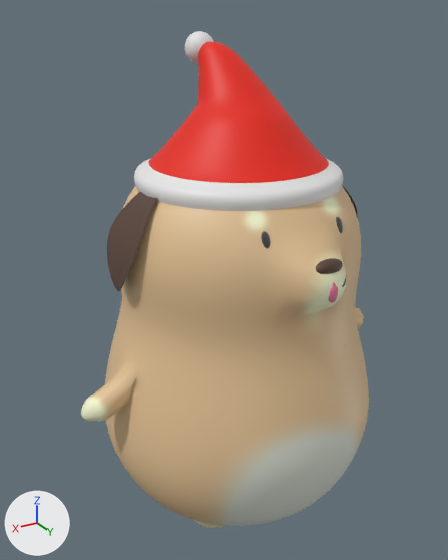
A saved change to the glTF model assets/dog.gltf.
Both versions are drawn from a 50 mm camera at (0.688, 1.085, 1.065) aimed at (0.004, -0.055, 0.495). Every picture has the same lights, and +X, +Y and +Z are marked at lower left. Vertices at the same position are counted once.
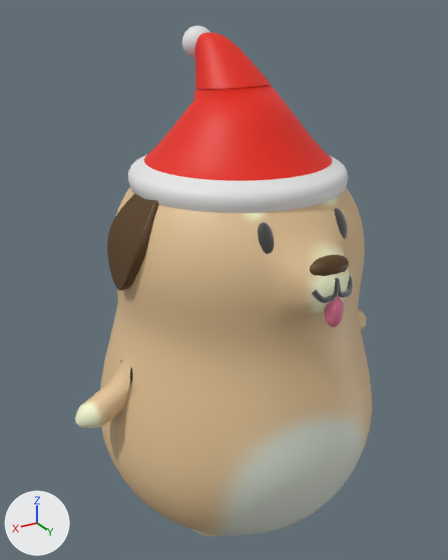
Commit message: fix santa hat material

Patch to the scene script:
```diff
--- a/assets/dog.gltf.py
+++ b/assets/dog.gltf.py
@@ mat_material_001 @@
 mat_material_001 = principled_material('Material.001')
-mat_material_001.base_color = (0.0999, 0.0545, 0.0369)  # brown #594236
+mat_material_001.base_color = (0.28, 0.147, 0.0963)  # brown #906b57
@@ mat_material_005 @@
+mat_material_005 = principled_material('Material.005')
+mat_material_005.base_color = (0.0968, 0.0451, 0.00775)  # brown #583c15
@@ me_circle @@
 # used by ob_circle; location = (0.0, 0.013, 0.82); scale = (0.357, 0.357, 0.357)
-me_circle.from_pydata(...)  # 2797 vertices, 5112 faces; spans x -0.611..0.607, y -0.658..0.56, z -0.241..0.528
+me_circle.from_pydata(...)  # 5594 vertices, 11400 faces; spans x -0.621..0.617, y -0.668..0.57, z -0.244..0.538
+# me_circle part 1: 2377 vertices added at x -0.621..0.617, y -0.668..0.57, z -0.244..0.296
 me_circle.materials.append(mat_material_006)
@@ me_plane_003 @@
 # used by ob_plane_002; location = (0.303, -0.156, 0.458); rotation_euler = (0.0, 1.55, 0.0), in degrees (0, 89, 0); scale = (0.0617, 0.0617, 0.0617)
-me_plane_003.from_pydata(...)  # 561 vertices, 1024 faces; spans x -4.83..-1.6, y 1.48..3.69, z -1.62..-0.2
+me_plane_003.from_pydata(...)  # 1122 vertices, 2240 faces; spans x -4.83..-1.6, y 1.48..3.69, z -1.81..-0.2
+# me_plane_003 part 2: 561 vertices added at x -4.53..-1.63, y 1.48..3.69, z -1.81..-0.56
+# me_plane_003 part 3: 1024 faces spanning x -4.83..-1.6, y 1.48..3.69, z -1.62..-0.2 switch from mat_material_001 (brown #594236) to mat_material_005 (brown #583c15)
@@ me_sphere @@
 me_sphere.from_pydata(...)  # 3099 vertices, 6165 faces; spans x -1.06..1.06, y -1.08..0.86, z -1.58..0.9
 # used by ob_sphere; location = (0.0, 0.0, 0.502); scale = (0.368, 0.368, 0.368)
+# me_sphere part 4: texture (UV) coordinates of 4935 of 6165 faces, centred in x -1.06..1.06, y -1.07..0.86, z -1.57..0.9, changed; they spanned u 0.01..0.76, v 0.02..0.98 and now span u 0.0..0.76, v 0.01..0.99
 me_sphere.materials.append(mat_material_002)
@@ ob_circle @@
 ob_circle = bpy.data.objects.new('Circle', me_circle)
-ob_circle.location = (0.0, 0.013, 0.82)
-ob_circle.scale = (0.357, 0.357, 0.357)
+ob_circle.location = (0.0, 0.011, 0.824)
+ob_circle.scale = (0.369, 0.369, 0.369)
@@ ob_circle_001 @@
 ob_circle_001 = bpy.data.objects.new('Circle.001', me_circle_001)
-ob_circle_001.location = (0.0, 0.013, 0.82)
-ob_circle_001.scale = (0.357, 0.357, 0.357)
+ob_circle_001.location = (0.0, 0.013, 0.824)
+ob_circle_001.scale = (0.382, 0.382, 0.382)
@@ ob_cube @@
 ob_cube.rotation_euler = (0.362, 0.0, 0.0)  # degrees (21, 0, 0)
-ob_cube.scale = (0.0209, 0.0209, 0.0209)
+ob_cube.scale = (0.0405, 0.0405, 0.0405)
@@ ob_cube_001 @@
 ob_cube_001.rotation_euler = (0.362, 0.0, 0.0)  # degrees (21, 0, 0)
-ob_cube_001.scale = (0.0209, 0.0209, 0.0209)
+ob_cube_001.scale = (0.0402, 0.0402, 0.0402)
@@ ob_cube_002 @@
 ob_cube_002.location = (-0.005, 0.295, 0.647)
-ob_cube_002.scale = (0.0371, 0.0153, 0.0179)
+ob_cube_002.scale = (0.0526, 0.0217, 0.0254)
@@ ob_plane_002 @@
 ob_plane_002.rotation_euler = (0.0, 1.55, 0.0)  # degrees (0, 89, 0)
-ob_plane_002.scale = (0.0617, 0.0617, 0.0617)
+ob_plane_002.scale = (0.0637, 0.0637, 0.0637)
@@ ob_sphere @@
 ob_sphere = bpy.data.objects.new('Sphere', me_sphere)
-ob_sphere.location = (0.0, 0.0, 0.502)
-ob_sphere.scale = (0.368, 0.368, 0.368)
+ob_sphere.location = (0.0, -0.003, 0.496)
+ob_sphere.scale = (0.38, 0.38, 0.38)
@@ ob_sphere_001 @@
 ob_sphere_001 = bpy.data.objects.new('Sphere.001', me_sphere_001)
-ob_sphere_001.location = (0.014, -0.138, 0.999)
-ob_sphere_001.scale = (-0.0322, -0.0322, -0.0322)
+ob_sphere_001.location = (0.014, -0.145, 1.009)
+ob_sphere_001.scale = (-0.0332, -0.0332, -0.0332)
```

Pixel boxes [x1, y1, x2, y2] of what changed, in the pictures (448 x 560 px):
'Sphere', moved, rescaled: before [81, 186, 369, 528]; after [75, 187, 372, 536]
'Circle', reshaped, moved, rescaled: before [134, 90, 343, 211]; after [128, 85, 348, 213]
'Circle.001', moved, rescaled (7% taller): before [198, 42, 269, 95]; after [195, 32, 270, 89]
'Plane.002', recoloured, reshaped, rescaled: before [107, 192, 158, 291]; after [107, 193, 159, 291]
'Sphere.001', moved, rescaled: before [185, 31, 214, 64]; after [182, 26, 210, 59]
'Cube.002', recoloured, rescaled: before [316, 258, 343, 274]; after [309, 255, 349, 276]
'Cube.001', rescaled: before [261, 231, 271, 249]; after [257, 222, 274, 254]
'Cube', rescaled: before [336, 217, 343, 234]; after [334, 208, 347, 239]
'Plane.003', recoloured: [342, 185, 358, 218] in both
part 1 of me_circle, added: after [128, 85, 348, 213]
part 2 of me_plane_003, added (brown): after [122, 201, 159, 290]
part 3 of me_plane_003, recoloured: before [107, 192, 158, 291]; after [107, 193, 157, 291]
part 4 of me_sphere, surface changed: before [81, 186, 369, 526]; after [75, 187, 372, 535]
